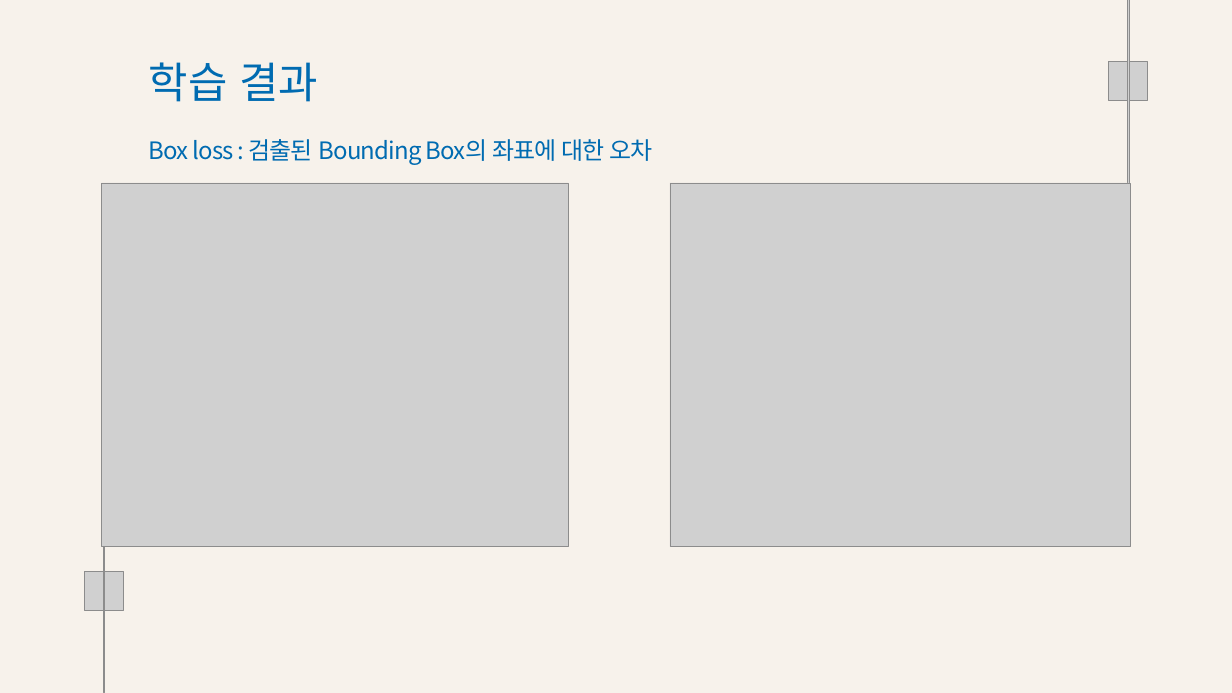
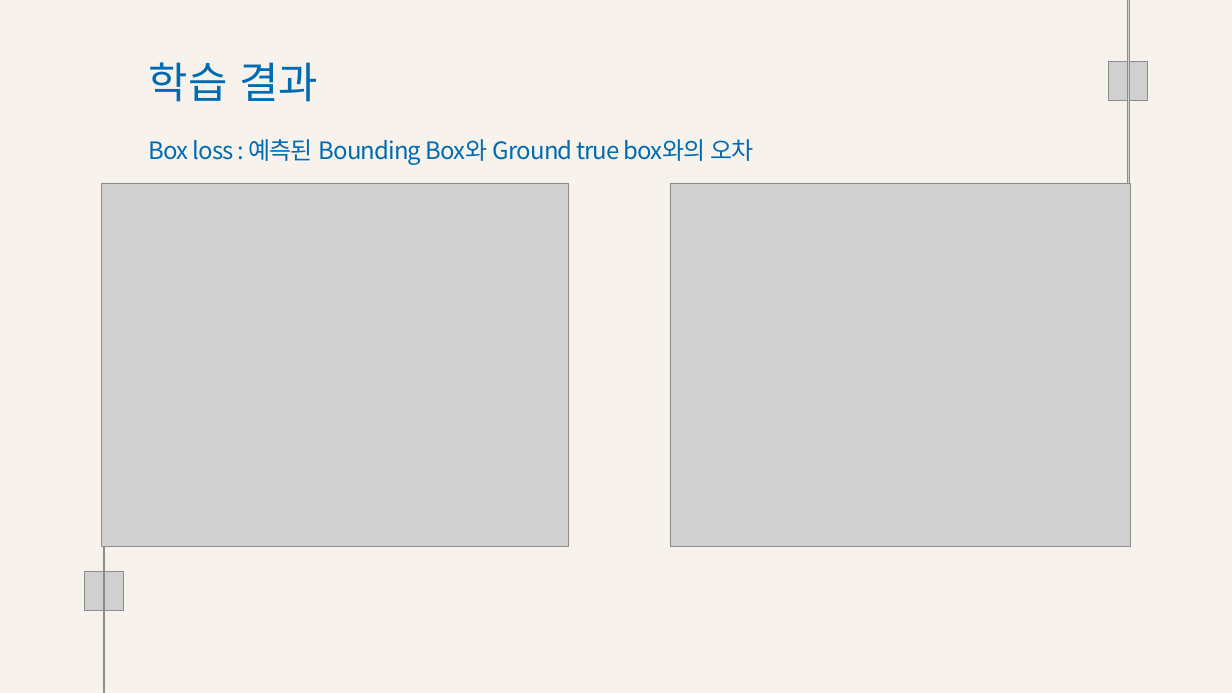
Before and after one commit to Playdata-G-DA35/DA35-final-team2-Item_Classification_RPA, a slide deck: slide 11 of documents/Clothes Detection 모델 결과 보고서.pptx. Drawn at 1232x693 pixels with LibreOffice and Linux fonts; fonts in the diff are those of the drawing; grey boxes stand for pictures; background and template pictures are left out. Boxes give left, top, right and bottom in pixels: in the first picture for what was removed or moved away, otherwise in the second. Text is boxed around its words. In the diff, an @@ line names an element or a change of style, - is before the commit and + after.

```diff
--- a/documents/Clothes Detection 모델 결과 보고서.pptx
+++ b/documents/Clothes Detection 모델 결과 보고서.pptx
@@ text at <box>149,139,754,165</box>: text changed @@
-Box loss : 검출된 Bounding Box의 좌표에 대한 오차
+Box loss : 예측된 Bounding Box와 Ground true box와의 오차
```
Also in this commit, not shown: 16 other slides changed, 6 other files.
